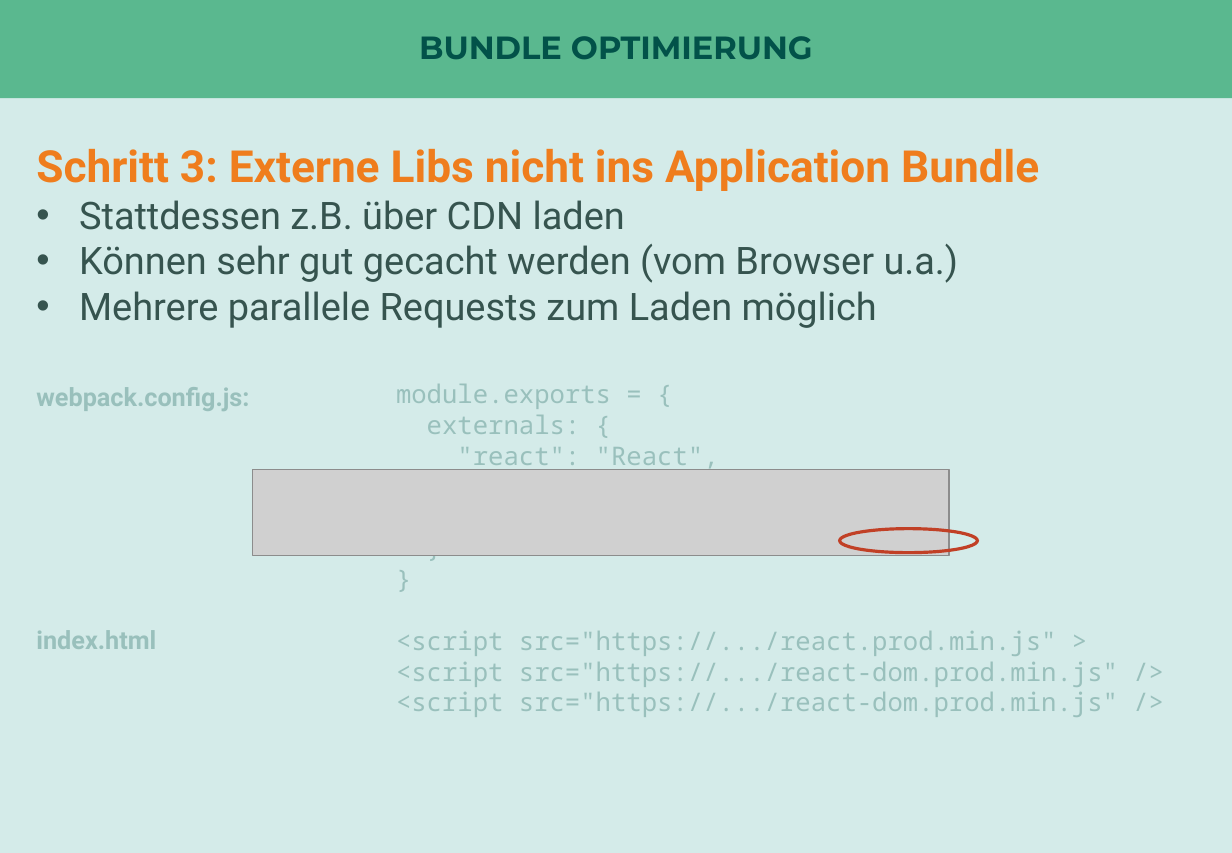
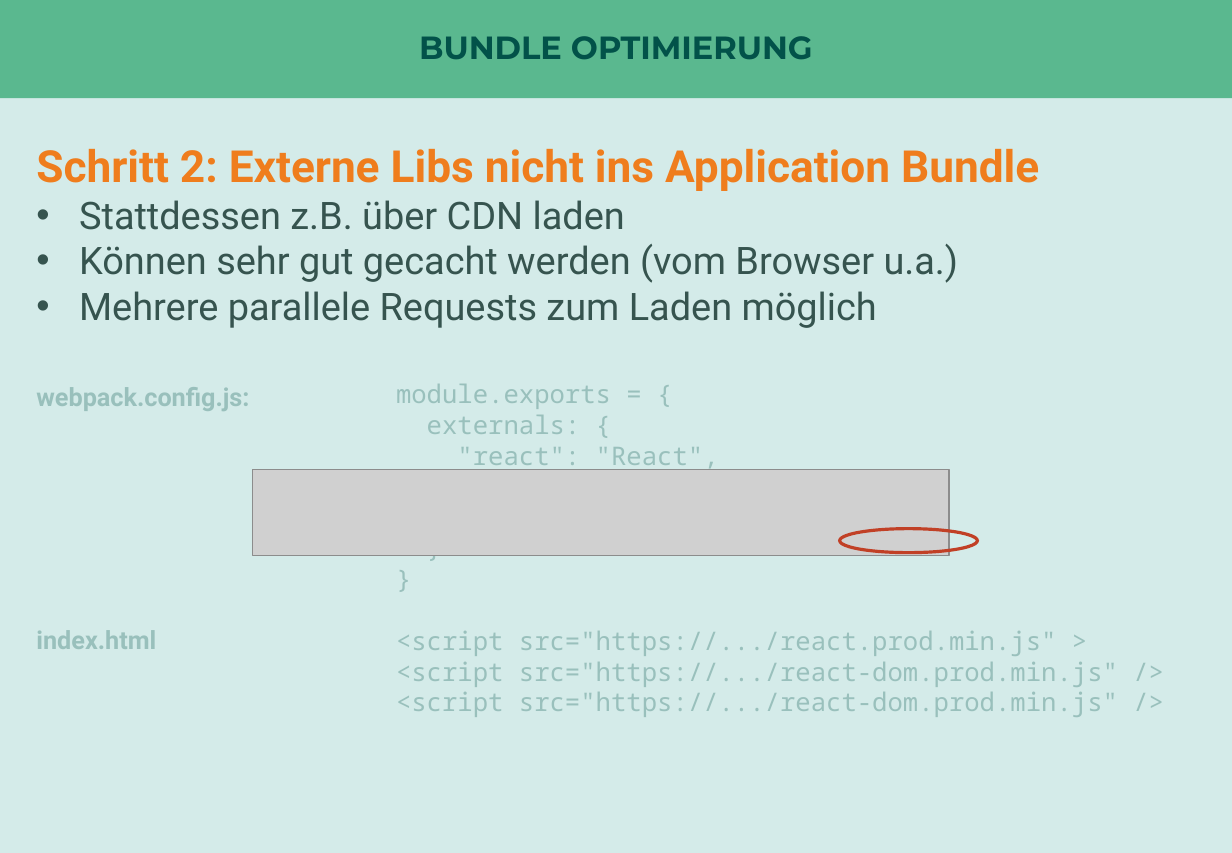
Before and after one commit to nilshartmann/react-talk, a slide deck: slide 45 of react-in-enterprise-anwendungen.pptx (slide 46 before the commit). Drawn at 1232x853 pixels with LibreOffice and Linux fonts; fonts in the diff are those of the drawing; grey boxes stand for pictures. Boxes give left, top, right and bottom in pixels: in the first picture for what was removed or moved away, otherwise in the second. Text is boxed around its words. In the diff, an @@ line names an element or a change of style, - is before the commit and + after.

```diff
--- a/react-in-enterprise-anwendungen.pptx
+++ b/react-in-enterprise-anwendungen.pptx
@@ text at [36,149,1039,191]: text changed @@
-Schritt 3: Externe Libs nicht ins Application Bundle
+Schritt 2: Externe Libs nicht ins Application Bundle
```
Also in this commit, not shown: 9 other slides changed, 5 slides added, 8 slides removed, 1 other file.
